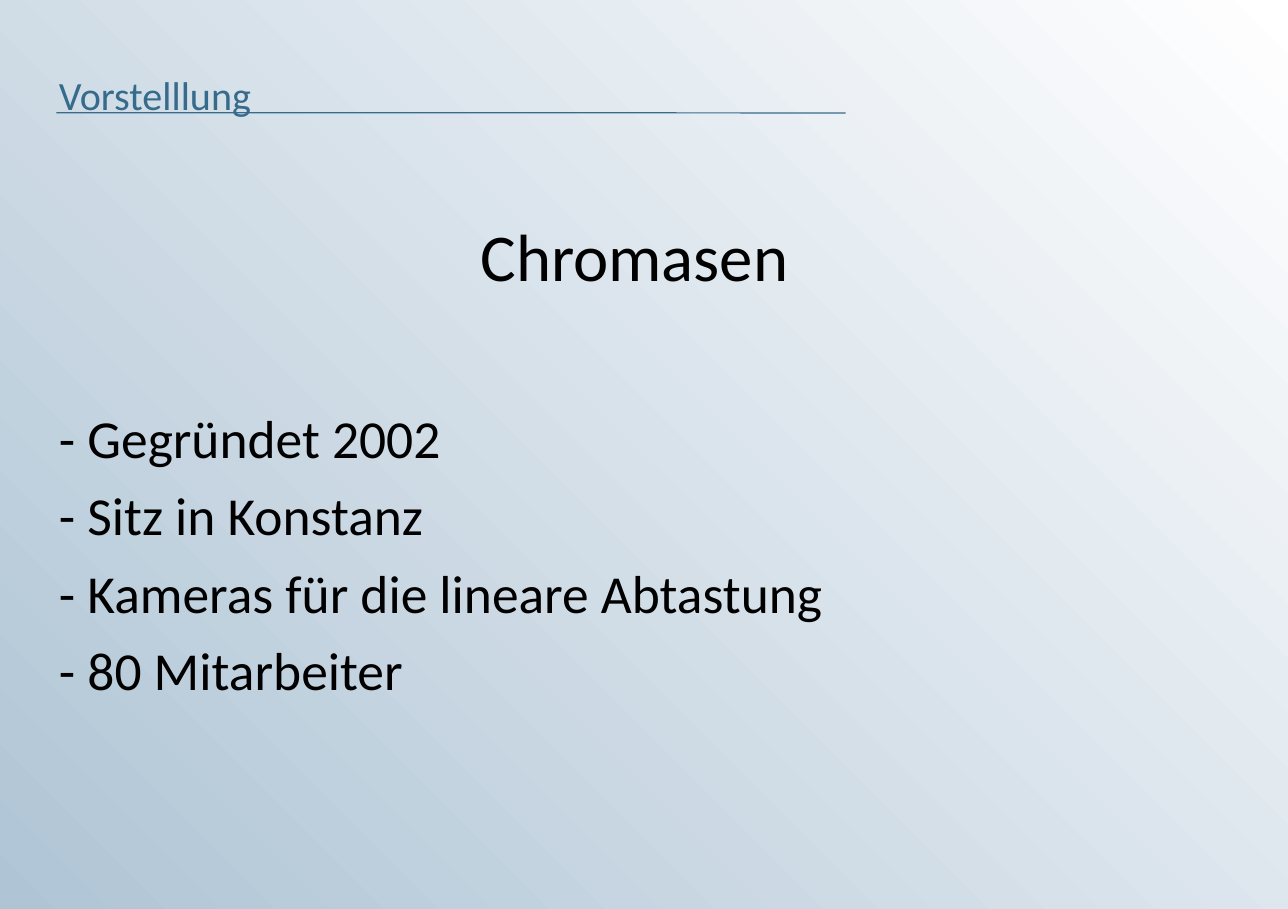
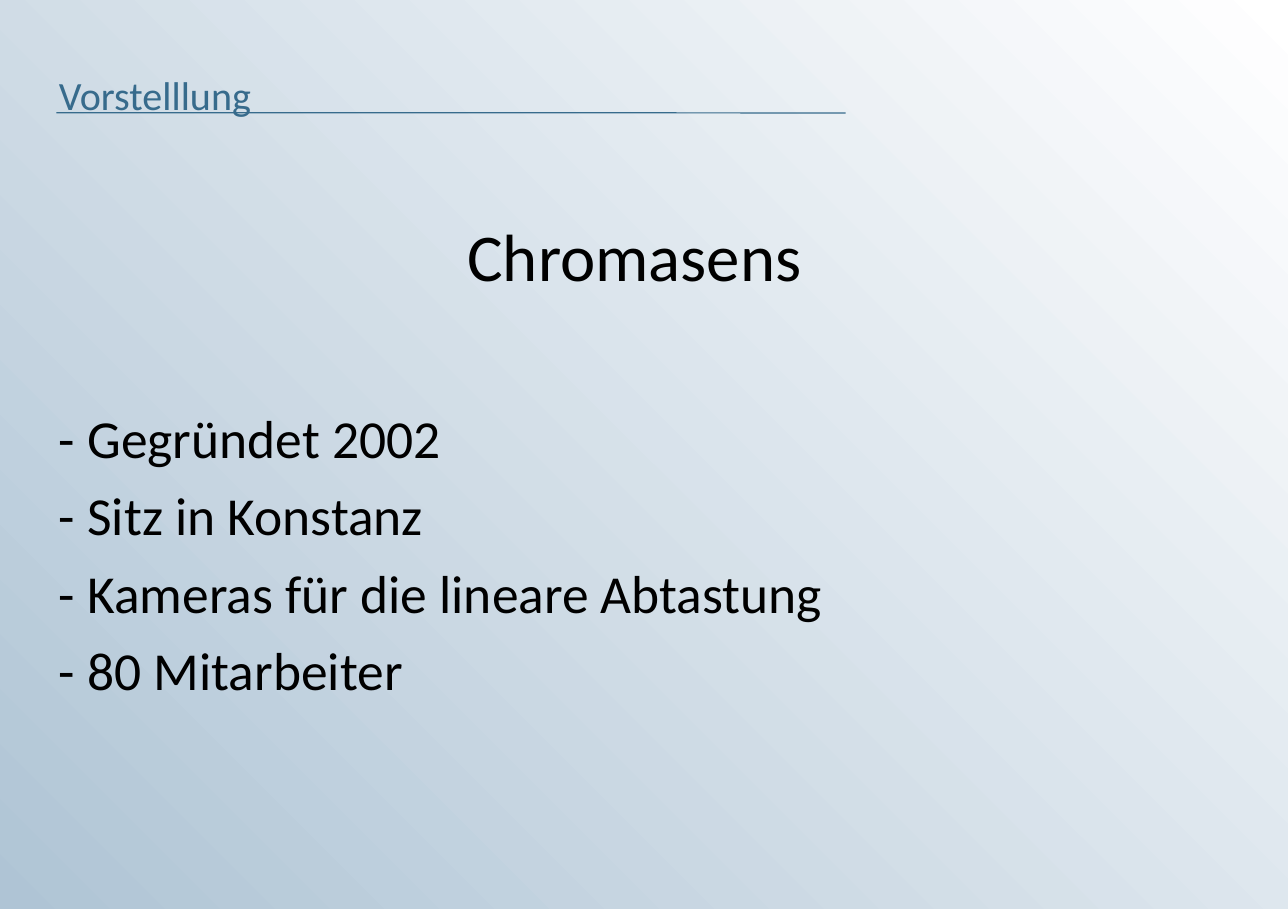
Before and after one commit to KaterinaKirova/Exam-DAVA, a slide deck: slide 5 of Präsentation_DAVA_Prüfung.ppt. Drawn at 1288x909 pixels with LibreOffice and Linux fonts; fonts in the diff are those of the drawing; background and template pictures are left out. Boxes give left, top, right and bottom in pixels: in the first picture for what was removed or moved away, otherwise in the second. Text is boxed around its words. In the diff, an @@ line names an element or a change of style, - is before the commit and + after.

```diff
--- a/Präsentation_DAVA_Prüfung.ppt
+++ b/Präsentation_DAVA_Prüfung.ppt
@@ subtitle at <box>467,234,801,282</box>: text changed @@
-Chromasen
+Chromasens
```
Also in this commit, not shown: 5 other slides changed, 1 slide added, 3 slides removed, 2 other files.
